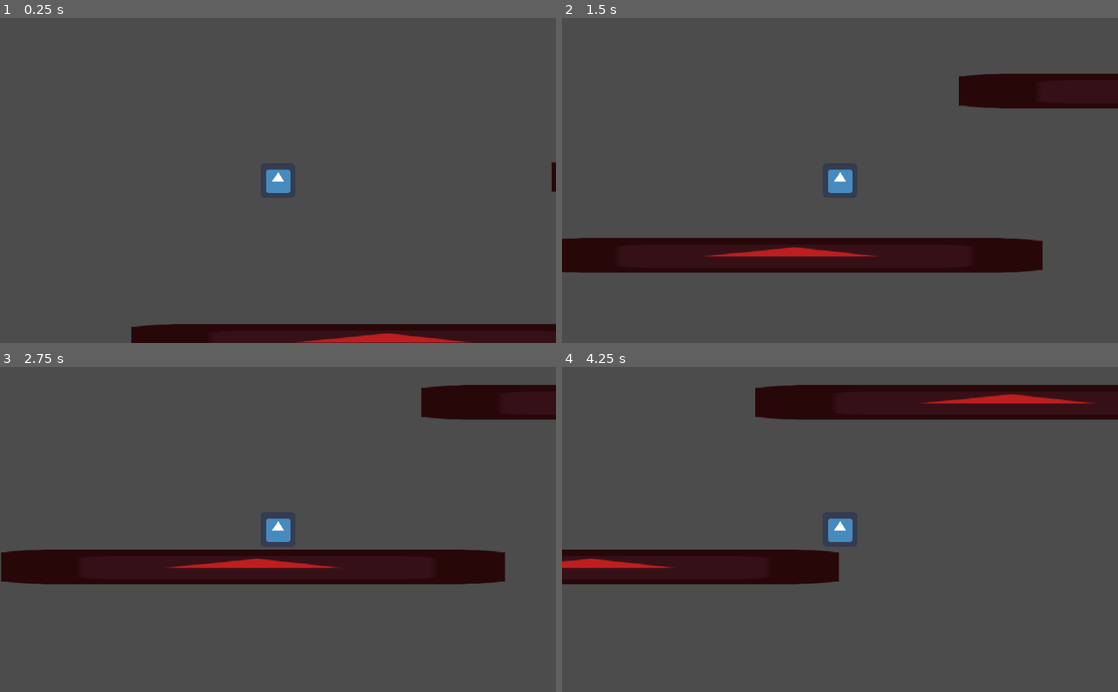
Above: before the commit, frames 1-4 (two rows, left to right).
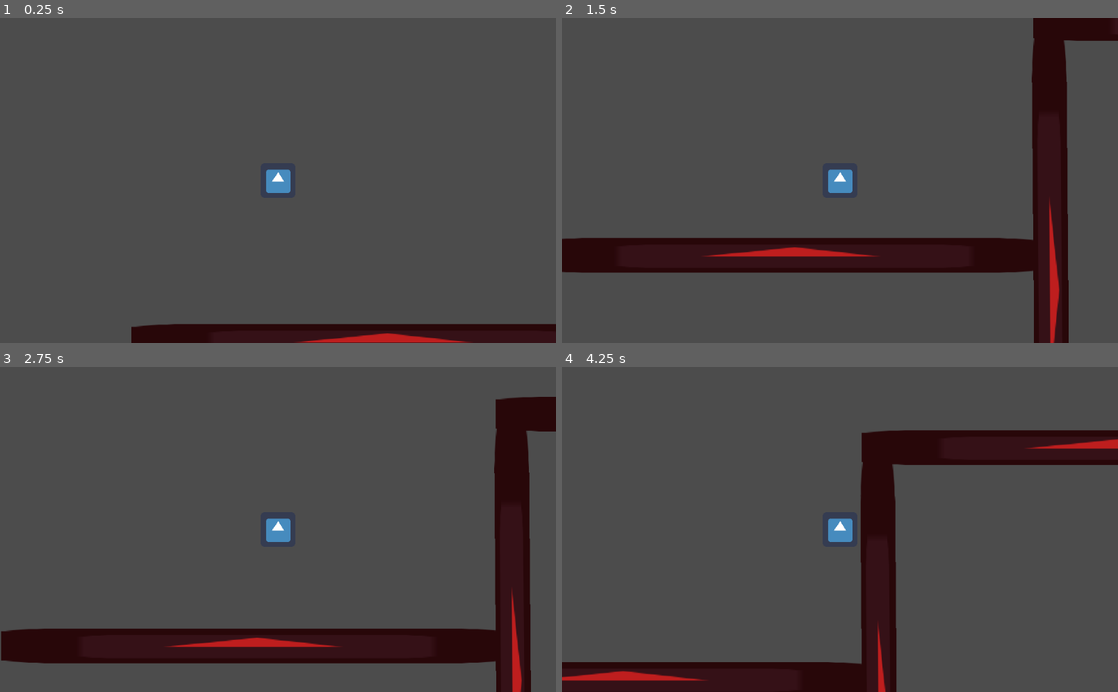
Above: after the commit, the same moments.

Repository: LucasFazzi/MMDG
Game: Godot game, scene res://Main.tscn
Same seed, same stepped clock (60 frames per second), same inputs: the game is played once before the commit and once after it. The project has no main scene, so this scene is started directly. The engine's default icon, where the game draws it, is replaced by a stand-in: a white triangle on a blue panel in a dark square.
Inputs:
- Up to frame 1 (0.25 s): no input
- Up to frame 2 (1.5 s): hold Space (jump) 0.53-1.28 s; hold D (move_right) from 0.53 s (still down); tap Space (jump) at 1.35 s
- Up to frame 3 (2.75 s): tap Space (jump) at 1.52, 1.82 s; release D (move_right) at 2.03 s; hold A (move_left) from 2.03 s (still down); hold Space (jump) from 2.03 s (still down)
- Up to frame 4 (4.25 s): release A (move_left) at 2.78 s; release Space (jump) at 2.78 s; hold D (move_right) from 2.78 s (still down); tap Space (jump) at 2.85, 3.02, 3.32 s; hold Space (jump) from 3.53 s (still down)

The runs differ from the first frame. In frame 1, less than 0.1% of the frame differs, in the area x 99-100%, y 44-54%; in frame 2, 8.4%; in frame 3, 26%; in frame 4, 26%, in the area x 0-100%, y 5-100%.

Commit message:
Add files via upload

Diff:
--- a/Movement_Test/KinematicBody2D.gd
+++ b/Movement_Test/KinematicBody2D.gd
@@ -4,8 +4,10 @@
 export var MOVE_SPEED = 300
 export var JUMP_FORCE = 1100
 export var GRAVITY = 50
+export var GRAVITY_WALL = 10
 export var MAX_FALL_SPEED = 1000
 export var Y_VELO = 0
+export var JUMP = true
 
 
 func _ready():
@@ -32,10 +34,20 @@
 	Y_VELO += GRAVITY
 
 #pulo do Mario; boosta conforme o player soca o dedo
-	if is_on_floor() and Input.is_action_just_pressed("jump"):
-		jump()
+	if Input.is_action_pressed("jump"):
+		while is_on_floor() and JUMP == true:
+			JUMP = false
+			jump()
+			return
+		if is_on_wall():
+			grab()
+			while Input.is_action_just_pressed("jump"):
+				jump()
+				return
+
 	elif Input.is_action_just_released("jump"):
 		jump_cut()
+#tentativa de fazer um grab wall meio vagabundo
 
 	while is_on_ceiling():
 		Y_VELO += GRAVITY
@@ -43,10 +55,18 @@
 	while Y_VELO > MAX_FALL_SPEED:
 		Y_VELO = MAX_FALL_SPEED
 		return
+	while is_on_floor():
+		JUMP = true
+		return
+
+func grab():
+		Y_VELO = GRAVITY_WALL
+		JUMP = true
 
 func jump():
 	Y_VELO = - JUMP_FORCE
-
+	JUMP = true
 func jump_cut():
-	if Y_VELO < -100:
+	while Y_VELO < -100:
 		Y_VELO = -70
+		return
--- a/Movement_Test/Main.tscn
+++ b/Movement_Test/Main.tscn
@@ -26,6 +26,9 @@
 
 [node name="Ground" type="StaticBody2D" parent="."]
 position = Vector2( -131.66, 420.942 )
+__meta__ = {
+"_edit_group_": true
+}
 
 [node name="CollisionShape2D" type="CollisionShape2D" parent="Ground"]
 position = Vector2( 418.427, 0 )
@@ -38,8 +41,29 @@
 scale = Vector2( 14.4975, 1 )
 texture = ExtResource( 1 )
 
+[node name="Ground3" type="StaticBody2D" parent="."]
+position = Vector2( 779.333, -7.15646 )
+__meta__ = {
+"_edit_group_": true
+}
+
+[node name="CollisionShape2D" type="CollisionShape2D" parent="Ground3"]
+position = Vector2( 418.427, 0 )
+scale = Vector2( 0.720001, 1 )
+shape = SubResource( 2 )
+
+[node name="Sprite" type="Sprite" parent="Ground3"]
+modulate = Color( 0.74902, 0.121569, 0.121569, 1 )
+position = Vector2( 431.919, 0 )
+scale = Vector2( 14.4975, 1 )
+texture = ExtResource( 1 )
+
 [node name="Ground2" type="StaticBody2D" parent="."]
-position = Vector2( 642.475, 117.36 )
+position = Vector2( 776.042, 45.4395 )
+rotation = 1.56258
+__meta__ = {
+"_edit_group_": true
+}
 
 [node name="CollisionShape2D" type="CollisionShape2D" parent="Ground2"]
 position = Vector2( 418.427, 0 )
